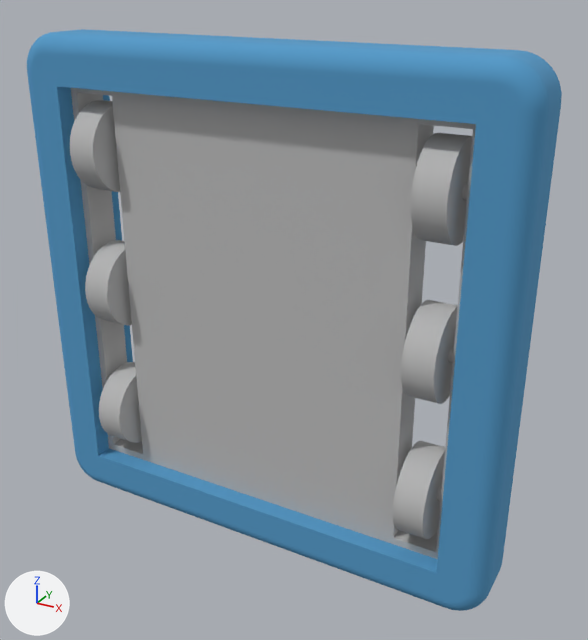
What one commit did to the glTF model frcData/Robot_KitBot.glb.
Camera for both pictures: a 50 mm camera at (-2.514, -1.17, 0.673) aimed at (-3.127, -0.056, 0.116). Every picture has the same lights, and +X, +Y and +Z are marked at lower left. The first picture is the older version.

The older version as bpy lines, for what is in view:
```python
me_mesh_0 = bpy.data.meshes.new('Mesh_0')
me_mesh_0.from_pydata(...)  # 1312 vertices, 2652 faces; spans x -3.529..-2.818, y -0.152..0.0, z -0.234..0.485
me_mesh_0.materials.append(mat_material_0)  # grey #bbbbbb
me_mesh_1 = bpy.data.meshes.new('Mesh_1')
me_mesh_1.from_pydata(...)  # 688 vertices, 1376 faces; spans x -3.611..-2.735, y -0.14..-0.013, z -0.316..0.568
me_mesh_1.materials.append(mat_material_1)  # blue #539ac8
ob_basic_square_kop_bot = bpy.data.objects.new('Basic Square KoP Bot', me_mesh_0)
ob_basic_square_kop_bot.location = (0.0, 0.0, 0.0)
ob_basic_square_kop_bot_001 = bpy.data.objects.new('Basic Square KoP Bot.001', me_mesh_1)
ob_basic_square_kop_bot_001.location = (0.0, 0.0, 0.0)
```
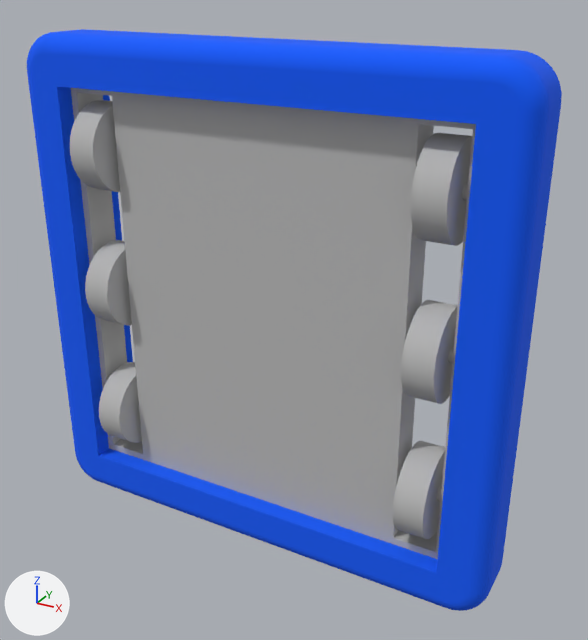
Changed parts and their boxes (x1, y1, x2, y2) in the pictures (588 x 640 px):
'Basic Square KoP Bot.001', recoloured: (27, 29, 562, 611) in both

The change in detail:
Material 'mat_1' (mat_mat_1) is new.
Its base color is (0.0, 0.105, 1.0) (blue #005bff).
Its roughness is 1.0.
me_mesh_1 has 688 vertices, 1376 faces and spans x -3.611..-2.735, y -0.14..-0.013, z -0.316..0.568.
me_mesh_1 no longer uses material mat_material_1 (blue #539ac8).
me_mesh_1 gains material mat_mat_1 (blue #005bff).
